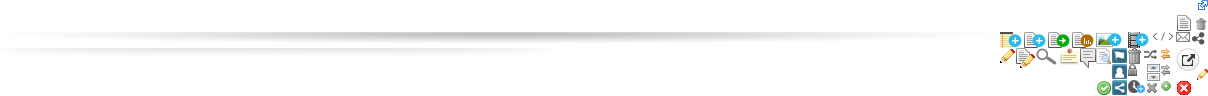
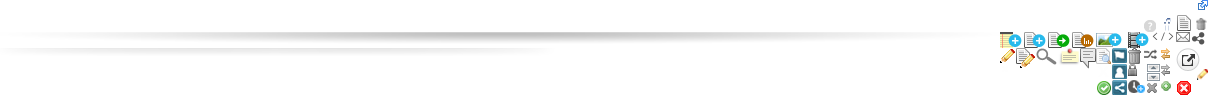
The second w=1208, h=96 image is a revision of the first. Changes to its layers:
added layer "Schowek#1" above "pencil - small" over [1144, 20, 1156, 32]
added layer "Schowek" above "Background" over [1164, 18, 1171, 31]
